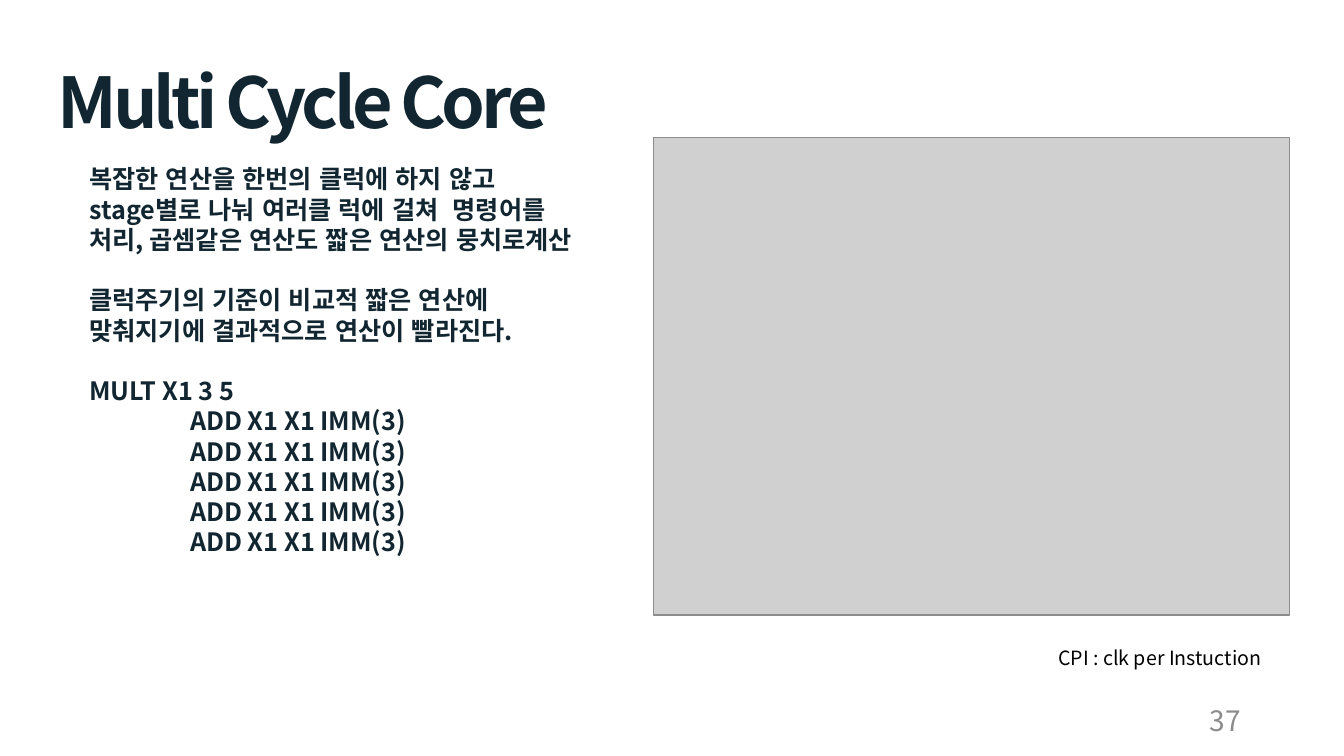
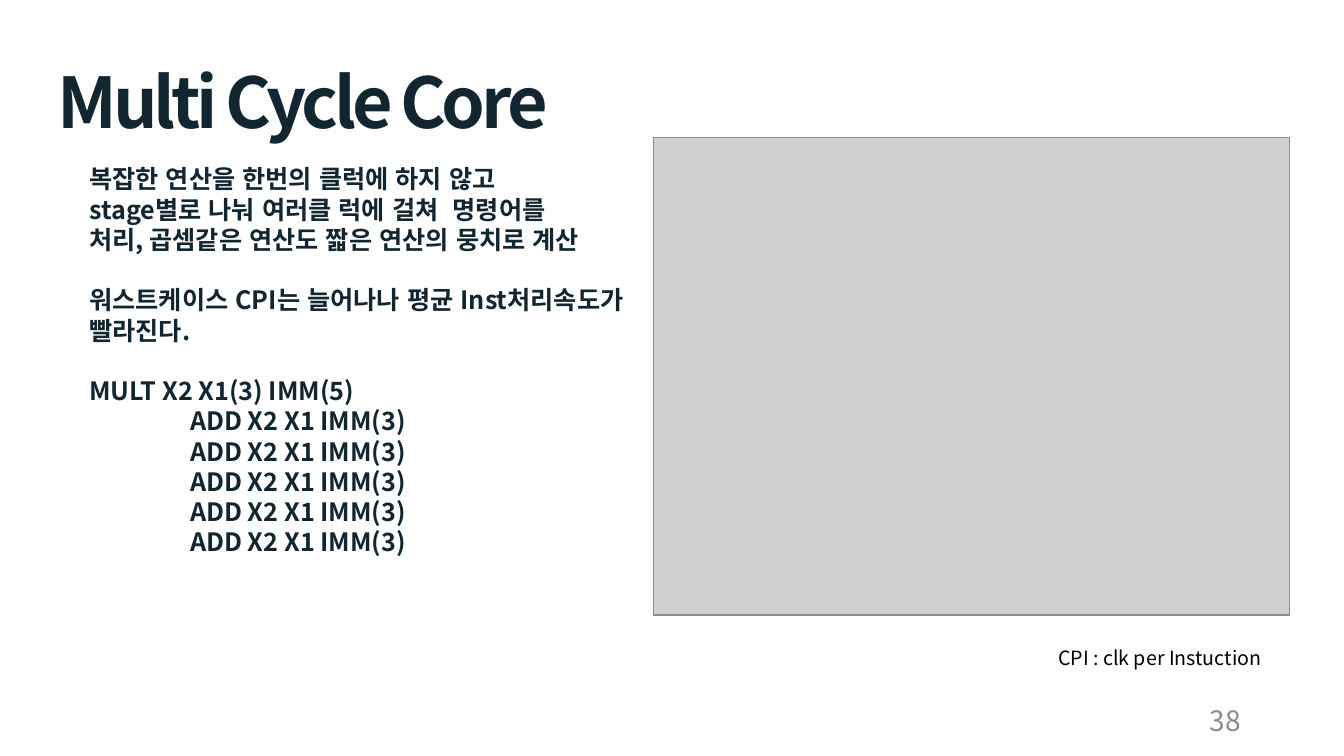
Before and after one commit to cong2738/my_RISC-V, a slide deck: slide 38 of Single Cycle RISC-V 발표_박호윤.pptx (slide 37 before the commit). Drawn at 1344x756 pixels with LibreOffice and Linux fonts; fonts in the diff are those of the drawing; grey boxes stand for pictures. Boxes give left, top, right and bottom in pixels: in the first picture for what was removed or moved away, otherwise in the second. Text is boxed around its words. In the diff, an @@ line names an element or a change of style, - is before the commit and + after.

```diff
--- a/Single Cycle RISC-V 발표_박호윤.pptx
+++ b/Single Cycle RISC-V 발표_박호윤.pptx
@@ text at [89,223,624,556]: text changed @@
-처리, 곱셈같은 연산도 짧은 연산의 뭉치로계산
-클럭주기의 기준이 비교적 짧은 연산에
-맞춰지기에 결과적으로 연산이 빨라진다.
-MULT X1 3 5
-ADD X1 X1 IMM(3)
-ADD X1 X1 IMM(3)
-ADD X1 X1 IMM(3)
-ADD X1 X1 IMM(3)
-ADD X1 X1 IMM(3)
+처리, 곱셈같은 연산도 짧은 연산의 뭉치로 계산
+워스트케이스 CPI는 늘어나나 평균 Inst처리속도가 빨라진다.
+MULT X2 X1(3) IMM(5)
+ADD X2 X1 IMM(3)
+ADD X2 X1 IMM(3)
+ADD X2 X1 IMM(3)
+ADD X2 X1 IMM(3)
+ADD X2 X1 IMM(3)
@@ page number at [1210,710,1241,731]: text changed @@
-37
+38
```
Also in this commit, not shown: 13 other slides changed, 1 slide added, 7 other files.
